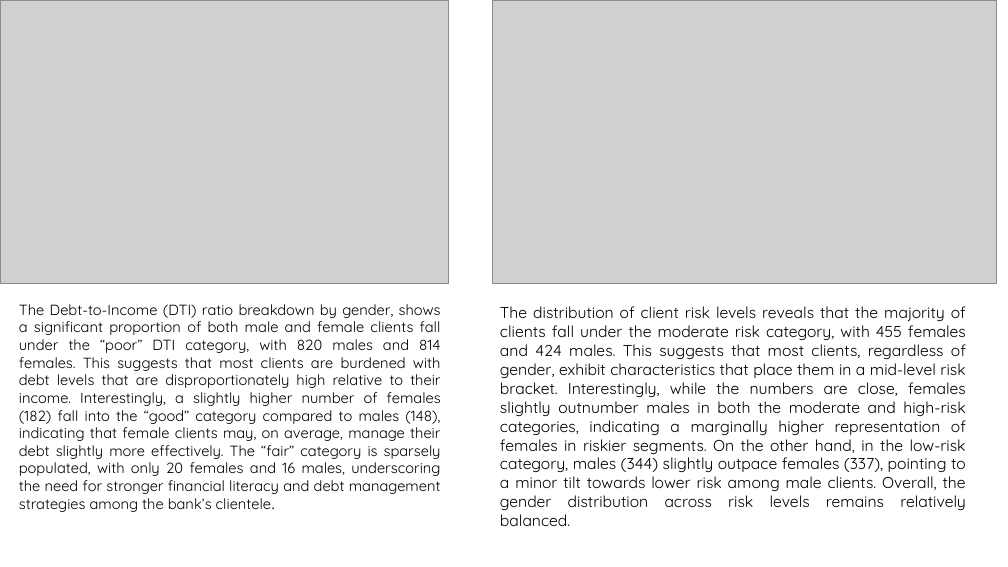
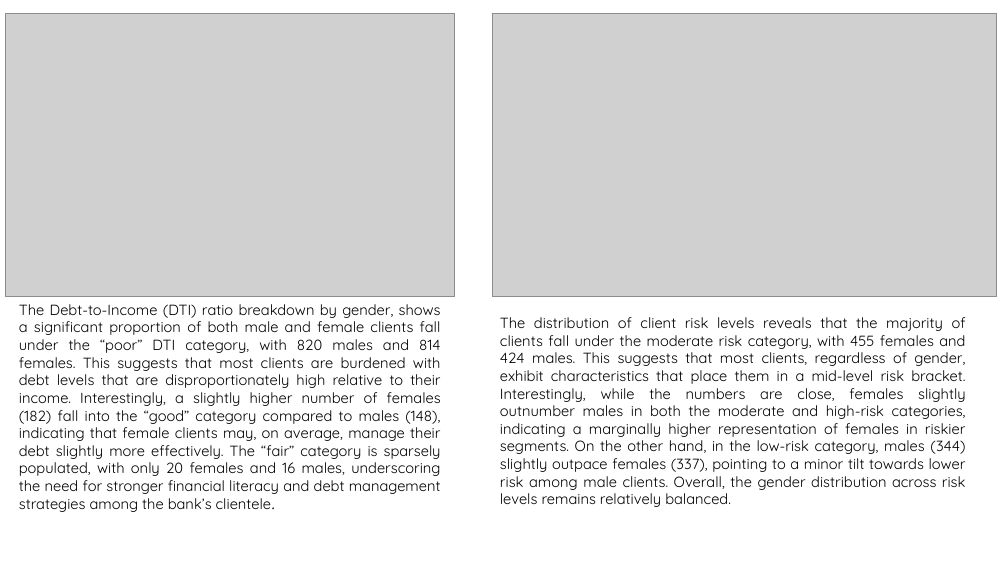
Before and after one commit to Katiechiamaka/Aurora-Bank-Financial-Analysis, a slide deck: slide 12 of Aurora Bank Analysis Presentation.pptx. Drawn at 1008x567 pixels with LibreOffice and Linux fonts; fonts in the diff are those of the drawing; grey boxes stand for pictures. Boxes give left, top, right and bottom in pixels: in the first picture for what was removed or moved away, otherwise in the second. Text is boxed around its words. In the diff, an @@ line names an element or a change of style, - is before the commit and + after.

Commit message:
Power Point Presentation

```diff
--- a/Aurora Bank Analysis Presentation.pptx
+++ b/Aurora Bank Analysis Presentation.pptx
@@ picture: place and size @@
-picture at bbox=[0, 0, 448, 284]
+picture at bbox=[6, 14, 454, 297]
@@ picture: place and size @@
-picture at bbox=[493, 0, 997, 284]
+picture at bbox=[493, 14, 997, 297]
@@ text "The distribution of client risk ...": place and size @@
-text "The distribution of client risk ..." at bbox=[500, 306, 966, 526]
+text "The distribution of client risk ..." at bbox=[500, 317, 966, 507]
@@ text "The distribution of client risk ..." at bbox=[500, 317, 966, 507]: size 15 to 14 pt @@
```
Also in this commit, not shown: 1 other slide changed.
